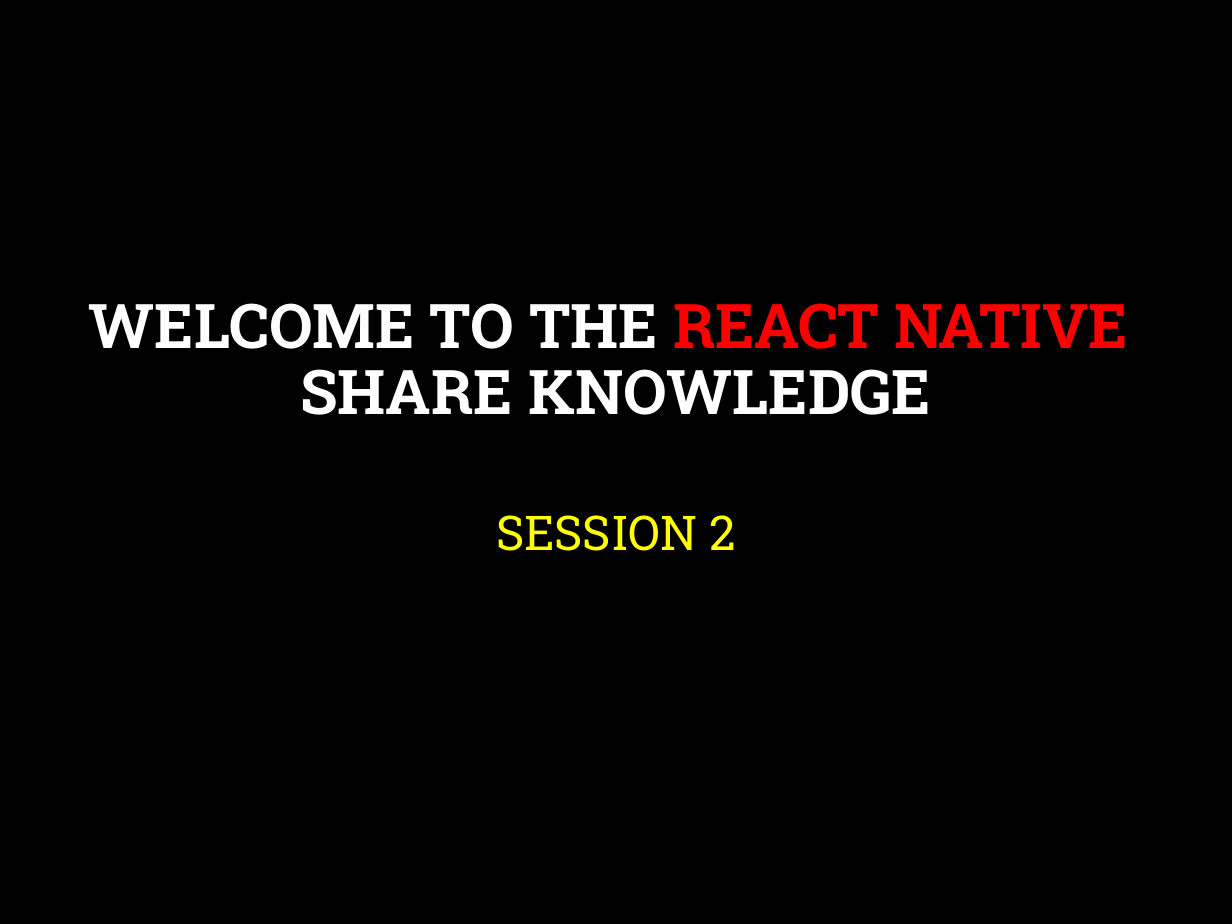
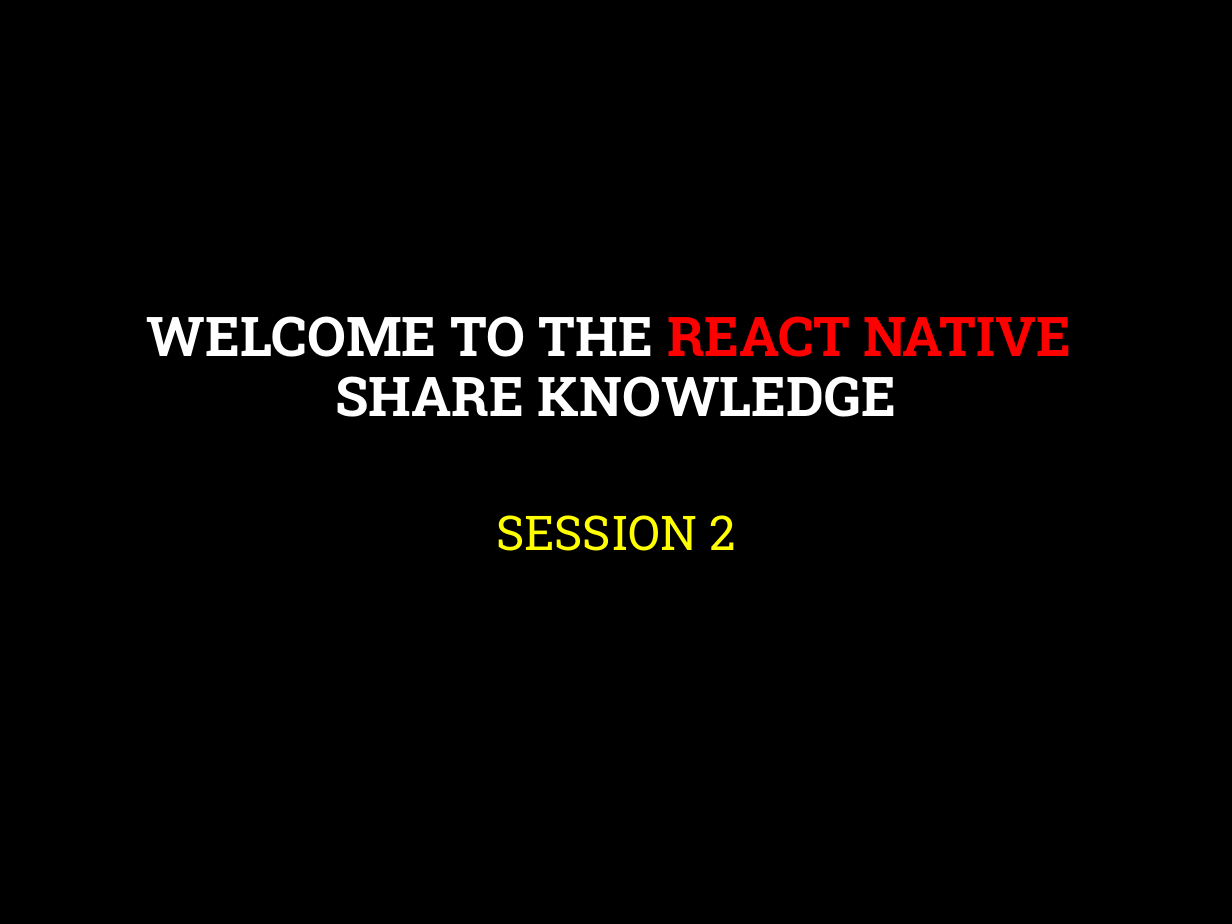
Before and after one commit to quydongnasts/Documents, a slide deck: slide 1 of PowerPoint/REACT-NATIVE.pptx. Drawn at 1232x924 pixels with LibreOffice and Linux fonts; fonts in the diff are those of the drawing; background and template pictures are left out. Boxes give left, top, right and bottom in pixels: in the first picture for what was removed or moved away, otherwise in the second. Text is boxed around its words. In the diff, an @@ line names an element or a change of style, - is before the commit and + after.

```diff
--- a/PowerPoint/REACT-NATIVE.pptx
+++ b/PowerPoint/REACT-NATIVE.pptx
@@ title "WELCOME TO THE REACT NATIVE ..." at (x1=147, y1=316, x2=1071, y2=417): size 36 to 32 pt @@
```
Also in this commit, not shown: 2 other slides changed, 1 slide added.
